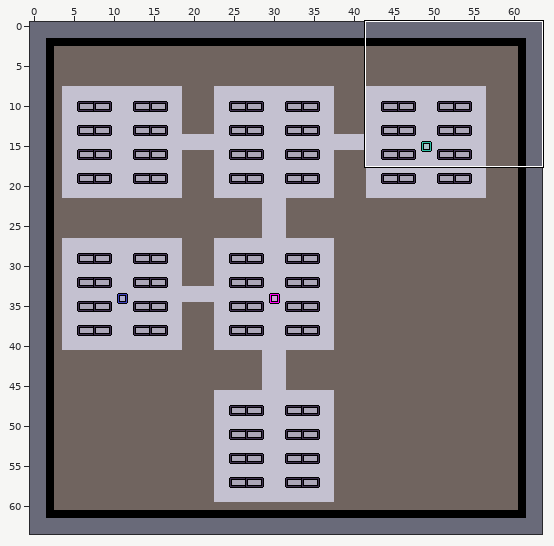
Two states of a LDtk project, assets/level.ldtk. Above, an overview of the earlier version with the close-up marked.
Close-up. First the earlier version:
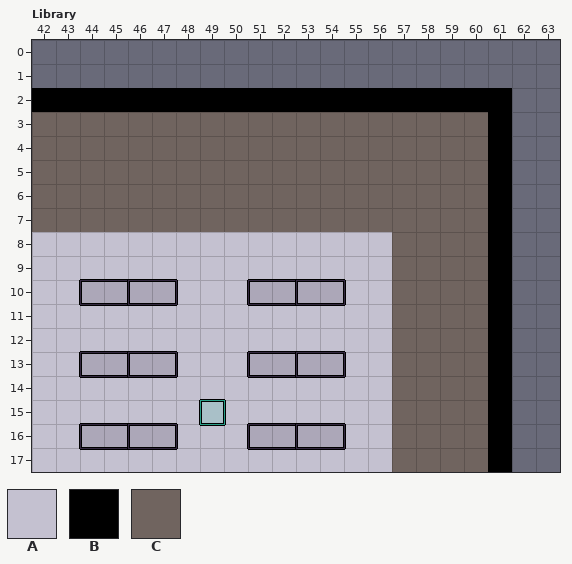
Cells are 16x16 px. Shown: Library x 42..63, y 0..17. The commit also changed other parts of the map, which this record leaves out. The old version is drawn lined up with the new one.
Key: from "Tiles": A 1 "StoneTile", B 2 "PermanentWall", C 3 "Wall".
_ is an empty cell.
Layer "Tiles" before, first column x 42:
 0 ______________________
 1 ______________________
 2 BBBBBBBBBBBBBBBBBBBB__
 3 CCCCCCCCCCCCCCCCCCCB__
 4 CCCCCCCCCCCCCCCCCCCB__
 5 CCCCCCCCCCCCCCCCCCCB__
 6 CCCCCCCCCCCCCCCCCCCB__
 7 CCCCCCCCCCCCCCCCCCCB__
 8 AAAAAAAAAAAAAAACCCCB__
 9 AAAAAAAAAAAAAAACCCCB__
10 AAAAAAAAAAAAAAACCCCB__
11 AAAAAAAAAAAAAAACCCCB__
12 AAAAAAAAAAAAAAACCCCB__
13 AAAAAAAAAAAAAAACCCCB__
14 AAAAAAAAAAAAAAACCCCB__
15 AAAAAAAAAAAAAAACCCCB__
16 AAAAAAAAAAAAAAACCCCB__
17 AAAAAAAAAAAAAAACCCCB__
New version:
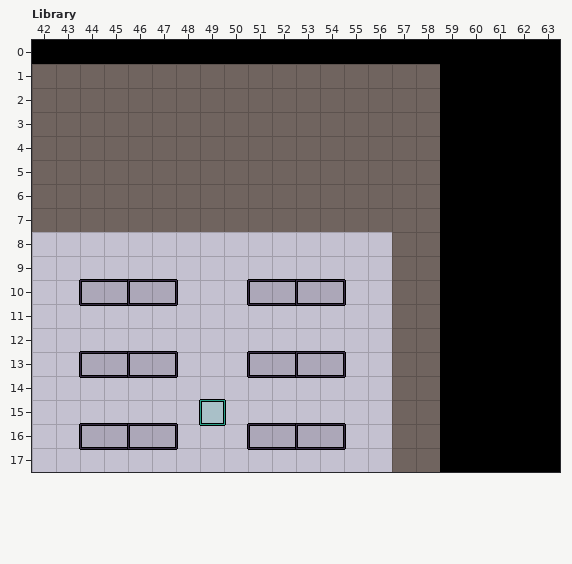
From old to new:
{"change": "map size 60x60 -> 64x64 cells (old content now starts at 2,2; both pictures use the new coordinates)"}
{"where": "layer \"Tiles\""}
{"y":0,"x":42,"old":"______________________","new":"BBBBBBBBBBBBBBBBBBBBBB"}
{"y":1,"x":42,"old":"______________________","new":"CCCCCCCCCCCCCCCCCBBBBB"}
{"y":2,"x":42,"old":"BBBBBBBBBBBBBBBBB","new":"CCCCCCCCCCCCCCCCC"}
{"y":2,"x":62,"old":"__","new":"BB"}
{"y":3,"x":59,"old":"CC","new":"BB"}
{"y":3,"x":62,"old":"__","new":"BB"}
{"y":4,"x":59,"old":"CC","new":"BB"}
{"y":4,"x":62,"old":"__","new":"BB"}
{"y":5,"x":59,"old":"CC","new":"BB"}
{"y":5,"x":62,"old":"__","new":"BB"}
{"y":6,"x":59,"old":"CC","new":"BB"}
{"y":6,"x":62,"old":"__","new":"BB"}
{"y":7,"x":59,"old":"CC","new":"BB"}
{"y":7,"x":62,"old":"__","new":"BB"}
{"y":8,"x":59,"old":"CC","new":"BB"}
{"y":8,"x":62,"old":"__","new":"BB"}
{"y":9,"x":59,"old":"CC","new":"BB"}
{"y":9,"x":62,"old":"__","new":"BB"}
{"y":10,"x":59,"old":"CC","new":"BB"}
{"y":10,"x":62,"old":"__","new":"BB"}
{"y":11,"x":59,"old":"CC","new":"BB"}
{"y":11,"x":62,"old":"__","new":"BB"}
{"y":12,"x":59,"old":"CC","new":"BB"}
{"y":12,"x":62,"old":"__","new":"BB"}
{"y":13,"x":59,"old":"CC","new":"BB"}
{"y":13,"x":62,"old":"__","new":"BB"}
{"y":14,"x":59,"old":"CC","new":"BB"}
{"y":14,"x":62,"old":"__","new":"BB"}
{"y":15,"x":59,"old":"CC","new":"BB"}
{"y":15,"x":62,"old":"__","new":"BB"}
{"y":16,"x":59,"old":"CC","new":"BB"}
{"y":16,"x":62,"old":"__","new":"BB"}
{"y":17,"x":59,"old":"CC","new":"BB"}
{"y":17,"x":62,"old":"__","new":"BB"}
{"label":"changed","picture_box":[32,40,560,472]}
